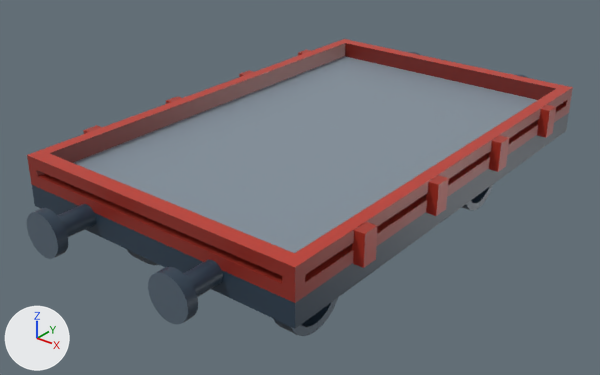
The FBX model Assets/Models/Vagon.fbx: old version first, new version second.
Rendered twice from a 50 mm lens placed at (4.45, -5.98, 4.1), pointed at (-0.17, -0.2, 0.52). Lighting does not change. The marker at lower left points along +X, +Y and +Z. Where no turn or scale is listed for an object, it has been applied to the vertices.

Names of what the first picture shows: 'Vagon', 'Vagon_Bottom', 'Vagon_Floor'.
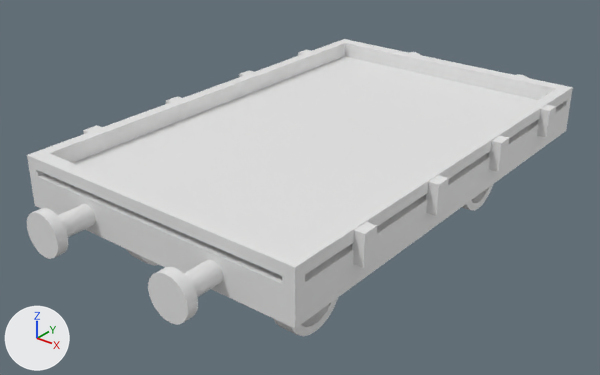
Location of each change, (x1, y1, x2, y2) in pixels of the pictures (600 x 375 px):
```json
{"object": "Vagon_Floor", "change": "recoloured", "before": [74, 56, 537, 253], "after": [74, 56, 537, 253], "on screen": "grey to white"}
{"object": "Vagon", "change": "recoloured", "before": [27, 39, 573, 303], "after": [27, 39, 573, 303], "on screen": "brown to white"}
{"object": "Vagon_Bottom", "change": "recoloured", "before": [27, 52, 569, 336], "after": [27, 52, 569, 336]}
```

The change, as JSON lines over the scene's bpy script:
```json
{"block": "me_cube_032", "where": "me_cube_032.from_pydata(...)  # 1088 vertices, 1121 faces; spans x -1.48..1.48, y -2.77..2.76, z 0.0..1.1"}
{"op": "remove", "block": "me_cube_032", "code": "me_cube_032.materials.append(mat_material_006)  # picture img_texture_png"}
{"block": "me_cube_031", "where": "me_cube_031.from_pydata(...)  # 4 vertices, 1 face; spans x -1.36..1.36, y -2.18..2.18, z 1.06"}
{"op": "remove", "block": "me_cube_031", "code": "me_cube_031.materials.append(mat_material_006)  # picture img_texture_png"}
{"block": "me_cube_030", "where": "me_cube_030.from_pydata(...)  # 112 vertices, 92 faces; spans x -1.58..1.58, y -2.32..2.32, z 0.94..1.23"}
{"op": "remove", "block": "me_cube_030", "code": "me_cube_030.materials.append(mat_material_006)  # picture img_texture_png"}
```
